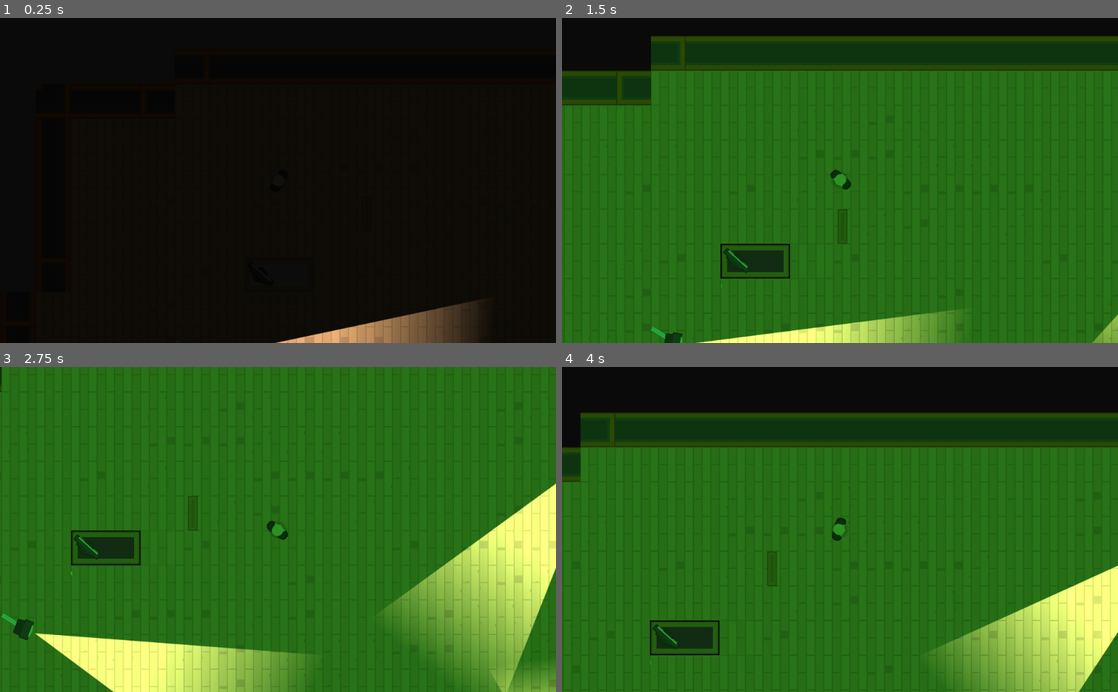
Above: before the commit, frames 1-4 (two rows, left to right).
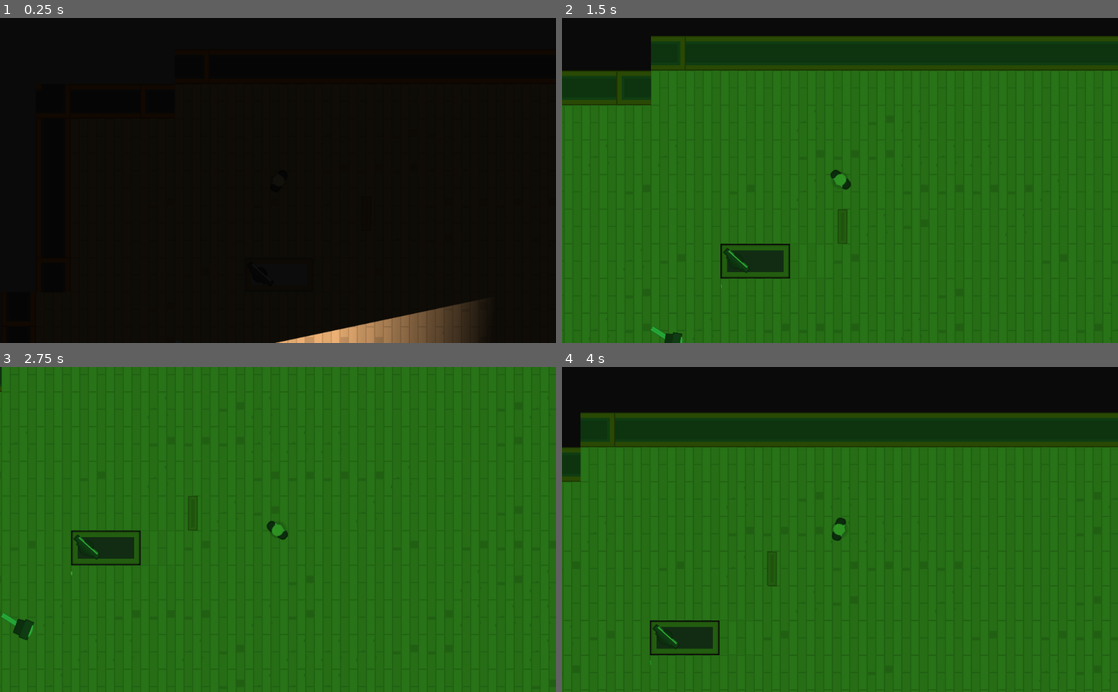
Above: after the commit, the same moments.

Repository: NightZpy/HeistMeistersGodotEngineGame
Game: Godot game, scene res://Levels/Level_1.tscn
Same seed, same stepped clock (60 frames per second), same inputs: the game is played once before the commit and once after it.
Inputs (mouse positions are in pixels of both pictures, inside the frame that each line leads up to):
- Up to frame 1 (0.25 s): no input
- Up to frame 2 (1.5 s): tap Enter at 0.5 s; move the mouse to (928, 206) at 0.52 s; hold D (move_right) 0.53-1.28 s; tap F (switch_vision_mode) at 0.6, 1.35 s; click (928, 206) at 0.67 s; move the mouse to (762, 265) at 1.27 s; hold S (move_down) from 1.28 s (still down); click (762, 265) at 1.42 s
- Up to frame 3 (2.75 s): move the mouse to (333, 458) at 2.02 s; release S (move_down) at 2.03 s; hold D (move_right) from 2.03 s (still down); tap F (switch_vision_mode) at 2.1 s
- Up to frame 4 (4 s): move the mouse to (812, 594) at 2.77 s; release D (move_right) at 2.78 s; hold W (move_up) 2.78-3.53 s; tap F (switch_vision_mode) at 2.85, 3.6 s; click (812, 594) at 2.92 s; move the mouse to (1006, 578) at 3.52 s; hold A (move_left) from 3.53 s (still down)

The runs differ from the first frame. In frame 2, 2.6% of the frame differs, in the area x 24-100%, y 89-100%; in frame 3, 16%, in the area x 6-100%, y 35-100%; in frame 4, 7.6%.
Error in both runs: Invalid get index '0' (on base: 'PoolVector2Array'). (res://Guard.gd:23)

Commit message:
hide and show labels and lights between dark and vision mode

Diff:
--- a/Computer/Computer.tscn
+++ b/Computer/Computer.tscn
@@ -36,7 +36,10 @@
 enabled = false
 texture = ExtResource( 5 )
 
-[node name="Label" type="Label" parent="."]
+[node name="Label" type="Label" parent="." groups=[
+"labels",
+]]
+visible = false
 margin_left = -49.8504
 margin_top = 5.79136
 margin_right = 30.1496
--- a/Doors/LockedDoor.tscn
+++ b/Doors/LockedDoor.tscn
@@ -6,7 +6,7 @@
 [ext_resource path="res://Interface/Numpad.tscn" type="PackedScene" id=4]
 [ext_resource path="res://Interface/NumpadTheme.tres" type="Theme" id=5]
 
-[node name="LockedDoor" instance=ExtResource( 1 )]
+[node name="LockedDoor" index="0" instance=ExtResource( 1 )]
 script = ExtResource( 2 )
 
 [node name="DoorSprite" parent="." index="1"]
@@ -16,7 +16,10 @@
 
 [node name="Numpad" parent="CanvasLayer" index="0" instance=ExtResource( 4 )]
 
-[node name="Label" type="Label" parent="." index="5"]
+[node name="Label" type="Label" parent="." index="5" groups=[
+"labels",
+]]
+visible = false
 margin_left = -111.221
 margin_top = 0.397217
 margin_right = -31.2205
--- a/Interface/VisionMode.gd
+++ b/Interface/VisionMode.gd
@@ -23,14 +23,20 @@
 func dark_mode():
 	color = DARK
 	turn_off_night_vision_mode_sound()
+	get_tree().call_group('lights', 'show')
+	get_tree().call_group('labels', 'hide')
 
 func mist_mode():
 	color = MIST
 	turn_off_night_vision_mode_sound()
+	get_tree().call_group('lights', 'show')
+	get_tree().call_group('labels', 'hide')
 
 func night_vision_mode():
 	color = NIGHT_VISION
 	turn_on_night_vision_mode_sound()
+	get_tree().call_group('lights', 'hide')
+	get_tree().call_group('labels', 'show')
 
 func turn_off_night_vision_mode_sound():
 	play_audio("res://SFX/nightvision_off.wav")
--- a/Levels/Level_1.tscn
+++ b/Levels/Level_1.tscn
@@ -40,6 +40,9 @@
 
 [node name="Furniture" parent="Navigation2D" index="2"]
 tile_data = PoolIntArray( -131059, -1073741820, 0, 786445, 0, 0, 786446, 1, 0, 786447, 1, 0, 851979, -1610612736, 0, 851982, 1610612740, 0, 917515, -1073741823, 0, 917516, -1073741820, 0, 983051, -1073741823, 0 )
+
+[node name="Player" parent="." index="3"]
+editor/display_folded = false
 
 [node name="Camera" parent="Cameras" index="0" instance=ExtResource( 2 )]
 position = Vector2( 617.001, -236.77 )
--- a/Lightmaps/Torch.tscn
+++ b/Lightmaps/Torch.tscn
@@ -2,6 +2,8 @@
 
 [ext_resource path="res://Lightmaps/torchmap.png" type="Texture" id=1]
 
-[node name="Torch" type="Light2D"]
+[node name="Torch" type="Light2D" groups=[
+"lights",
+]]
 texture = ExtResource( 1 )
 offset = Vector2( 319.93, 0 )
